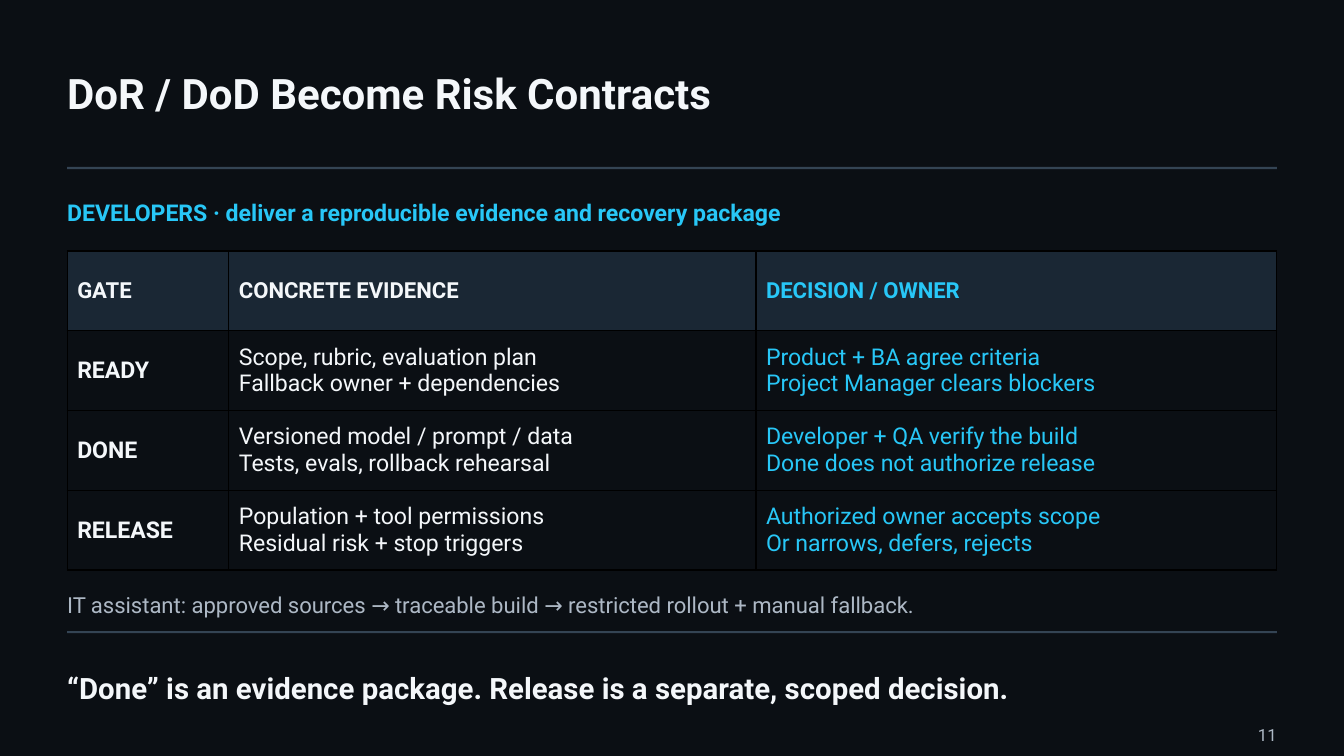
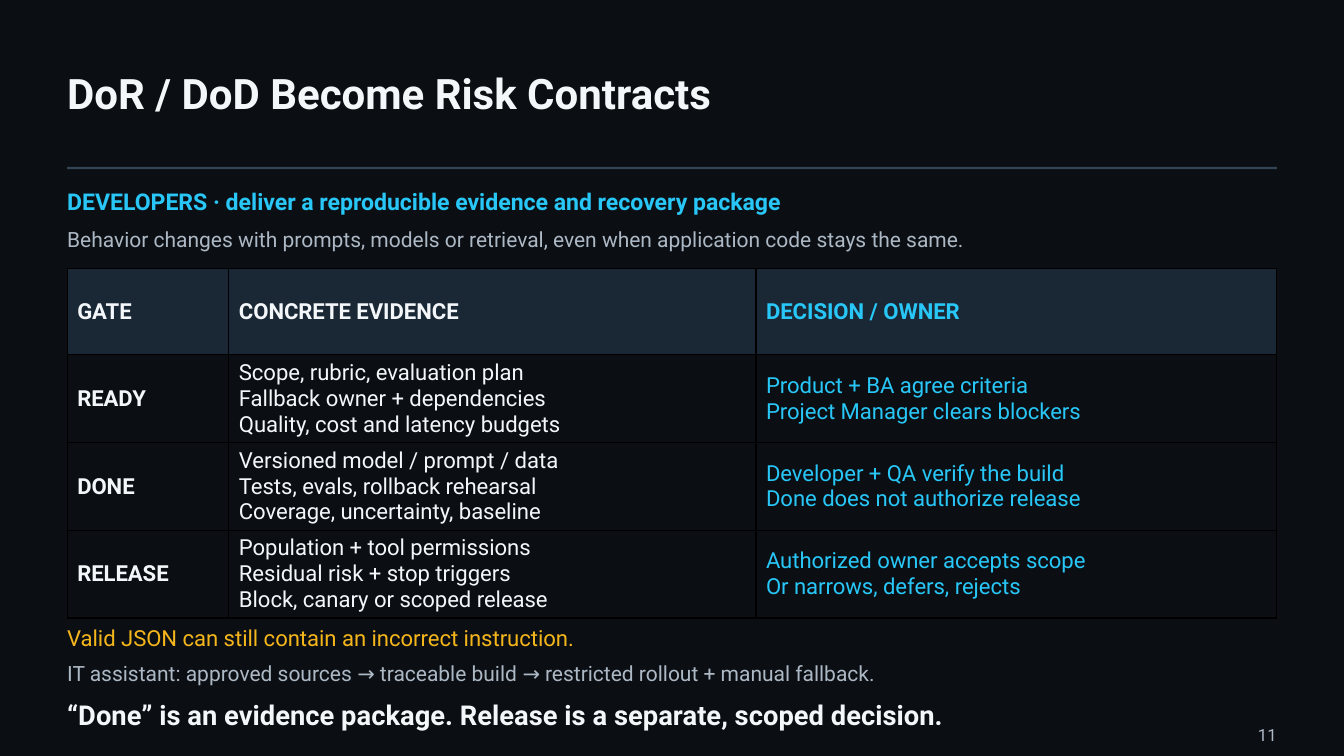
Before and after one commit to UncertaintyArchitectureGroup/uncertainty-architecture, a slide deck: slide 11 of assets/presentations/pmday-2026/ai-changes-both-sides.pptx. Drawn at 1344x756 pixels with LibreOffice and Linux fonts; fonts in the diff are those of the drawing. Boxes give left, top, right and bottom in pixels: in the first picture for what was removed or moved away, otherwise in the second. Text is boxed around its words. In the diff, an @@ line names an element or a change of style, - is before the commit and + after.

```diff
--- a/assets/presentations/pmday-2026/ai-changes-both-sides.pptx
+++ b/assets/presentations/pmday-2026/ai-changes-both-sides.pptx
@@ text "DEVELOPERS · deliver a reproducible ...": place and size @@
-text "DEVELOPERS · deliver a reproducible ..." at [67, 203, 781, 226]
+text "DEVELOPERS · deliver a reproducible ..." at [67, 192, 781, 215]
@@ text added at [67, 231, 963, 252], 15 pt, text #ADB8C5 @@
+Behavior changes with prompts, models or retrieval, even when application code stays the same.
@@ table at [68, 269, 1277, 616] @@
-row 2, column 2: Scope, rubric, evaluation plan / Fallback owner + dependencies
+row 2, column 2: Scope, rubric, evaluation plan / Fallback owner + dependencies / Quality, cost and latency budgets
-row 3, column 2: Versioned model / prompt / data / Tests, evals, rollback rehearsal
+row 3, column 2: Versioned model / prompt / data / Tests, evals, rollback rehearsal / Coverage, uncertainty, baseline
-row 4, column 2: Population + tool permissions / Residual risk + stop triggers
+row 4, column 2: Population + tool permissions / Residual risk + stop triggers / Block, canary or scoped release
@@ size 16.5 to 15.8 pt in "READY", "Product + BA agree criteria", "Project Manager clears blockers", "DONE" and 5 more places @@
@@ table: place and size @@
-table at [68, 251, 1277, 571]
+table at [68, 269, 1277, 616]
@@ text added at [67, 629, 574, 647], 15.8 pt, text #F5B61C @@
+Valid JSON can still contain an incorrect instruction.
@@ text "IT assistant: approved sources → ...": place and size @@
-text "IT assistant: approved sources → ..." at [67, 596, 914, 618]
+text "IT assistant: approved sources → ..." at [67, 665, 874, 686]
@@ text "IT assistant: approved sources → ..." at [67, 665, 874, 686]: size 15.8 to 15 pt @@
@@ line removed from (68, 632) to (1277, 632) @@
@@ text "“Done” is an evidence package. ...": place and size @@
-text "“Done” is an evidence package. ..." at [67, 676, 1008, 705]
+text "“Done” is an evidence package. ..." at [67, 704, 943, 731]
@@ text "“Done” is an evidence package. ..." at [67, 704, 943, 731]: size 21 to 19.5 pt @@
```
Also in this commit, not shown: 5 other slides changed, 6 other files.
